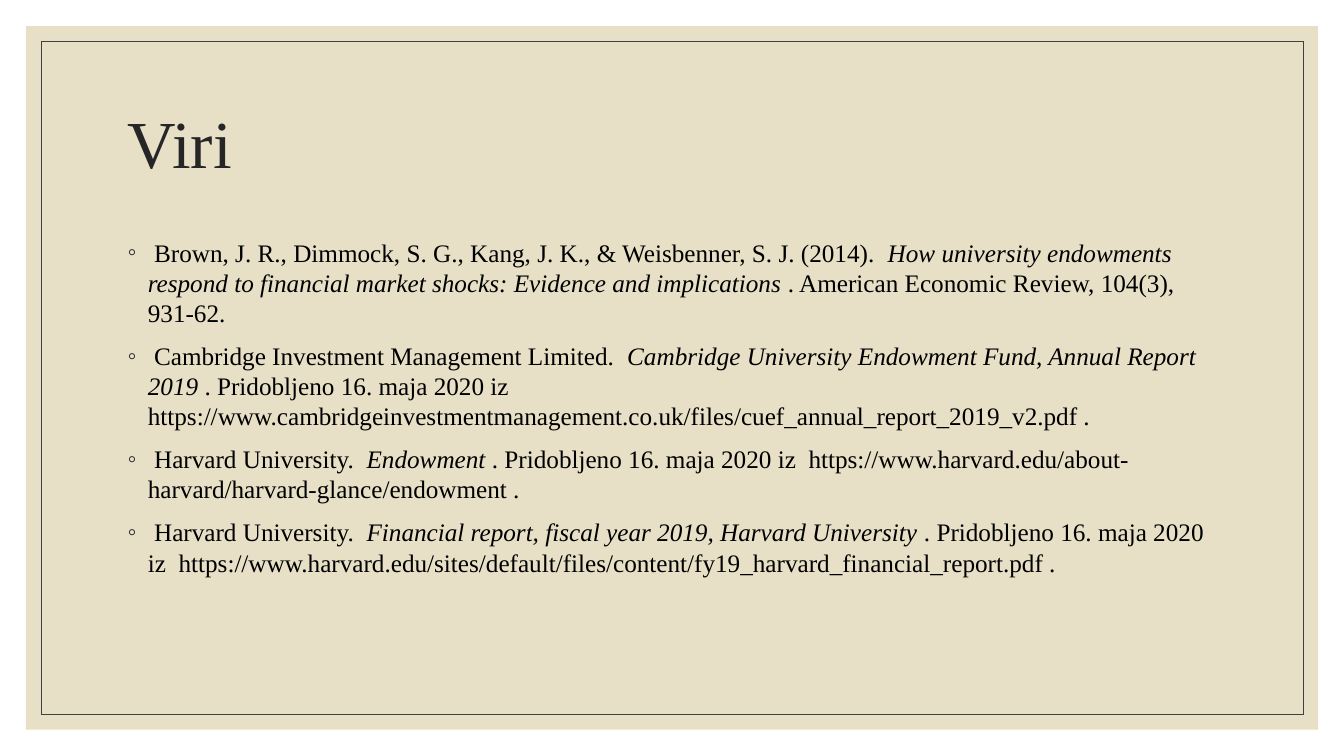
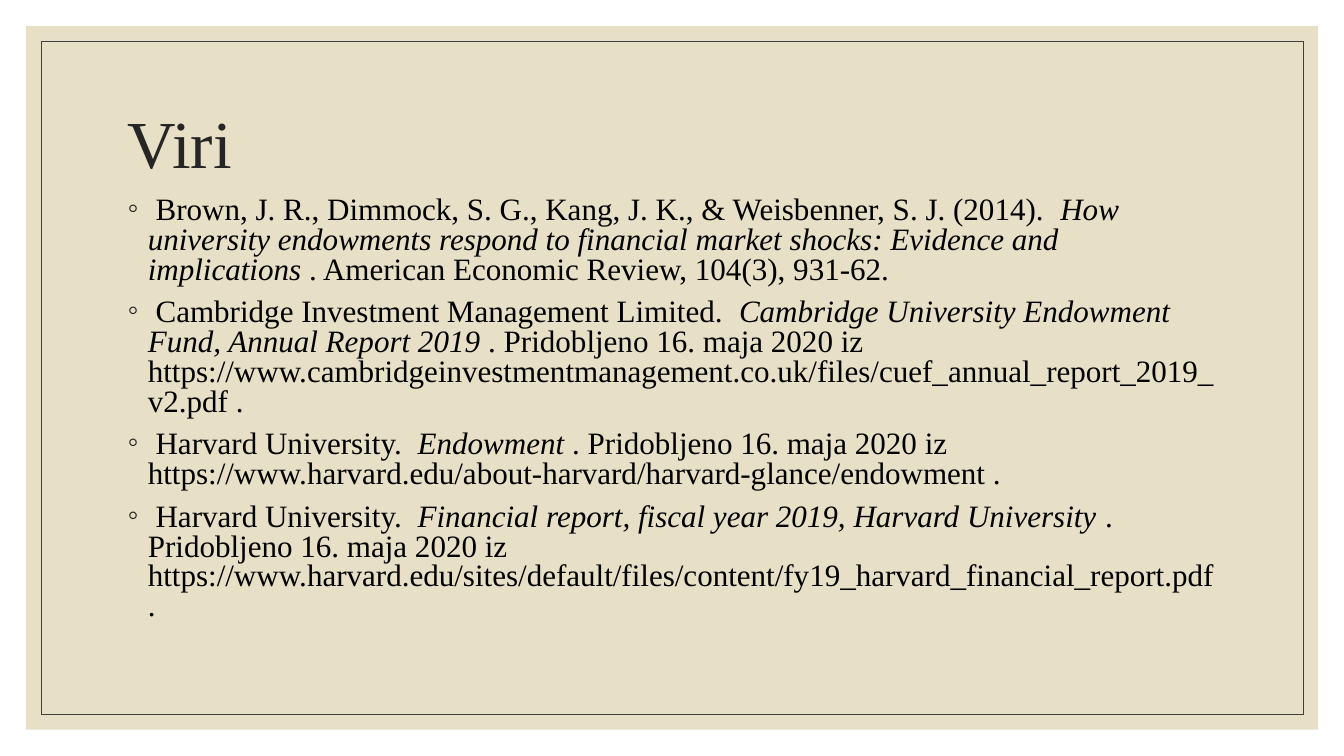
Before and after one commit to ines-silc/FTI-Seminarska-naloga, a slide deck: slide 10 of Predstavitev_skupina_8.pptx. Drawn at 1344x756 pixels with LibreOffice and Linux fonts; fonts in the diff are those of the drawing. Boxes give left, top, right and bottom in pixels: in the first picture for what was removed or moved away, otherwise in the second. Text is boxed around its words. In the diff, an @@ line names an element or a change of style, - is before the commit and + after.

```diff
--- a/Predstavitev_skupina_8.pptx
+++ b/Predstavitev_skupina_8.pptx
@@ text "Brown, J. R., Dimmock, S. ..." moved from (x1=148, y1=244, x2=1203, y2=578) to (x1=148, y1=198, x2=1214, y2=592) @@
@@ text "Brown, J. R., Dimmock, S. ..." at (x1=148, y1=198, x2=1214, y2=592): size 18 to 22.2 pt; line spacing 1 to 0.8 @@
```
Also in this commit, not shown: 2 other slides changed.
